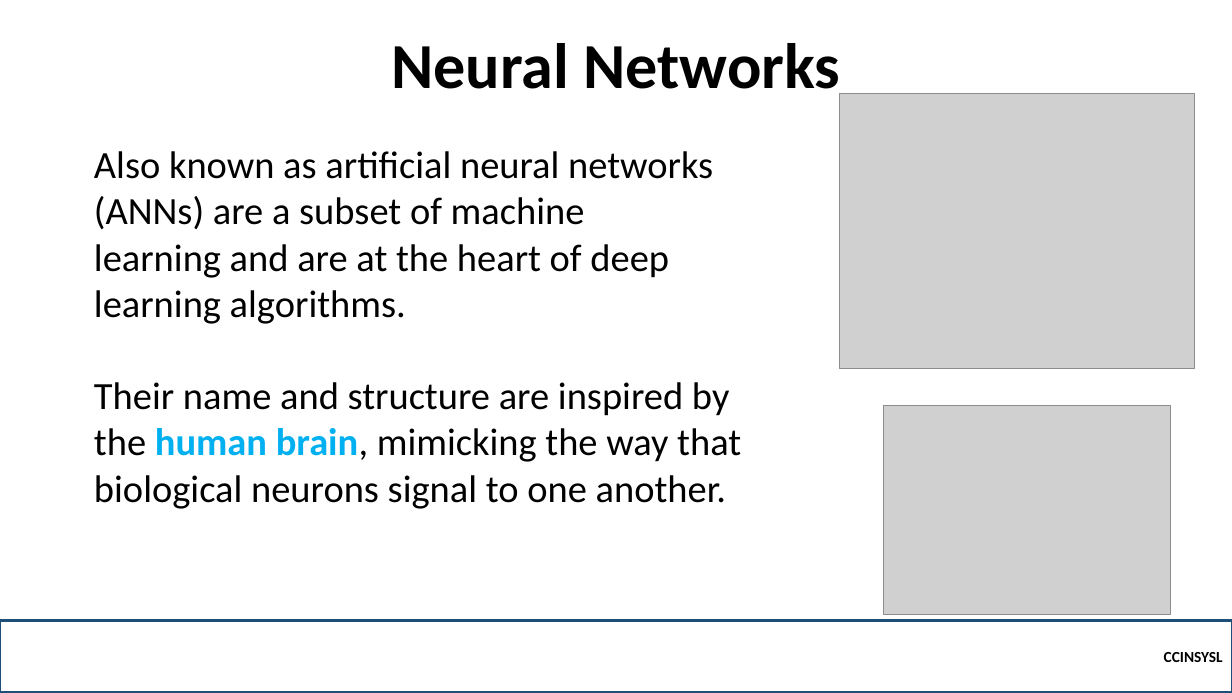
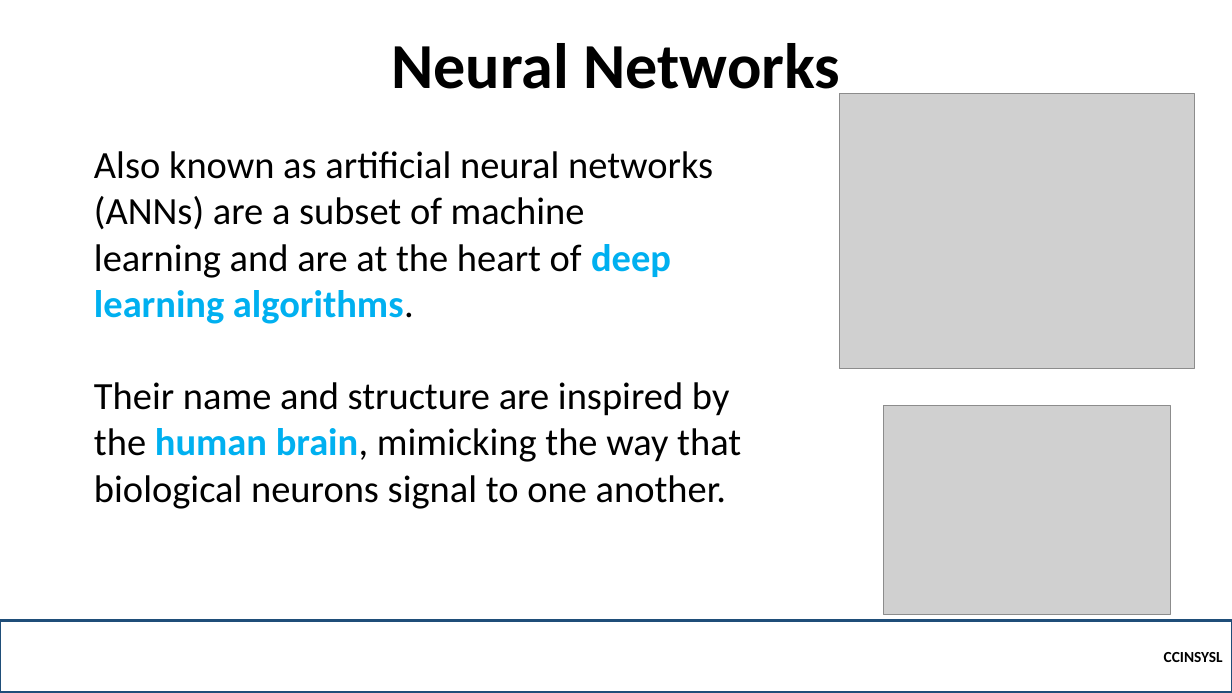
Before and after one commit to robitussin/CCINSYSL, a slide deck: slide 2 of 9 - Neural Networks/Introduction to Neural Networks.pptx. Drawn at 1232x693 pixels with LibreOffice and Linux fonts; fonts in the diff are those of the drawing; grey boxes stand for pictures; background and template pictures are left out. Boxes give left, top, right and bottom in pixels: in the first picture for what was removed or moved away, otherwise in the second. Text is boxed around its words. In the diff, an @@ line names an element or a change of style, - is before the commit and + after.

```diff
--- a/9 - Neural Networks/Introduction to Neural Networks.pptx
+++ b/9 - Neural Networks/Introduction to Neural Networks.pptx
@@ text at (94, 151, 713, 324): text colour #000000 to #00B0F0, bold on in "deep learning algorithms." @@
```
Also in this commit, not shown: 3 other slides changed, 1 slide added, 1 slide removed, 2 other files.
